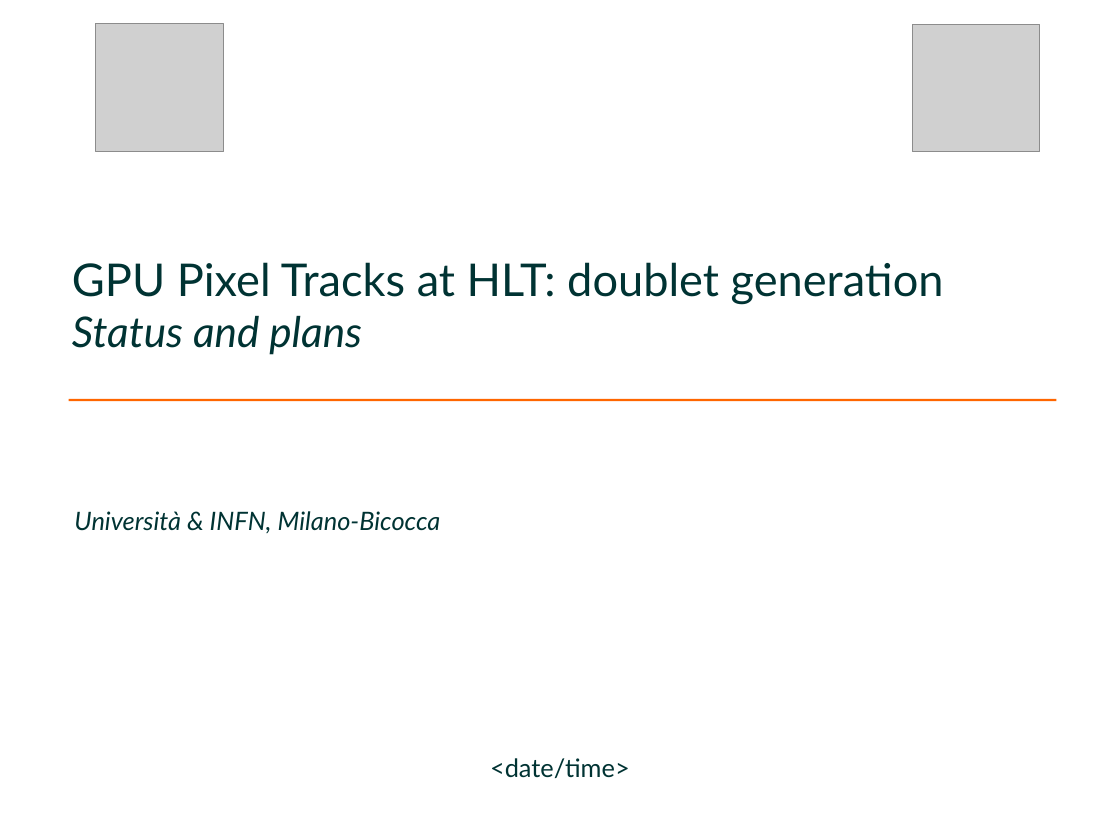
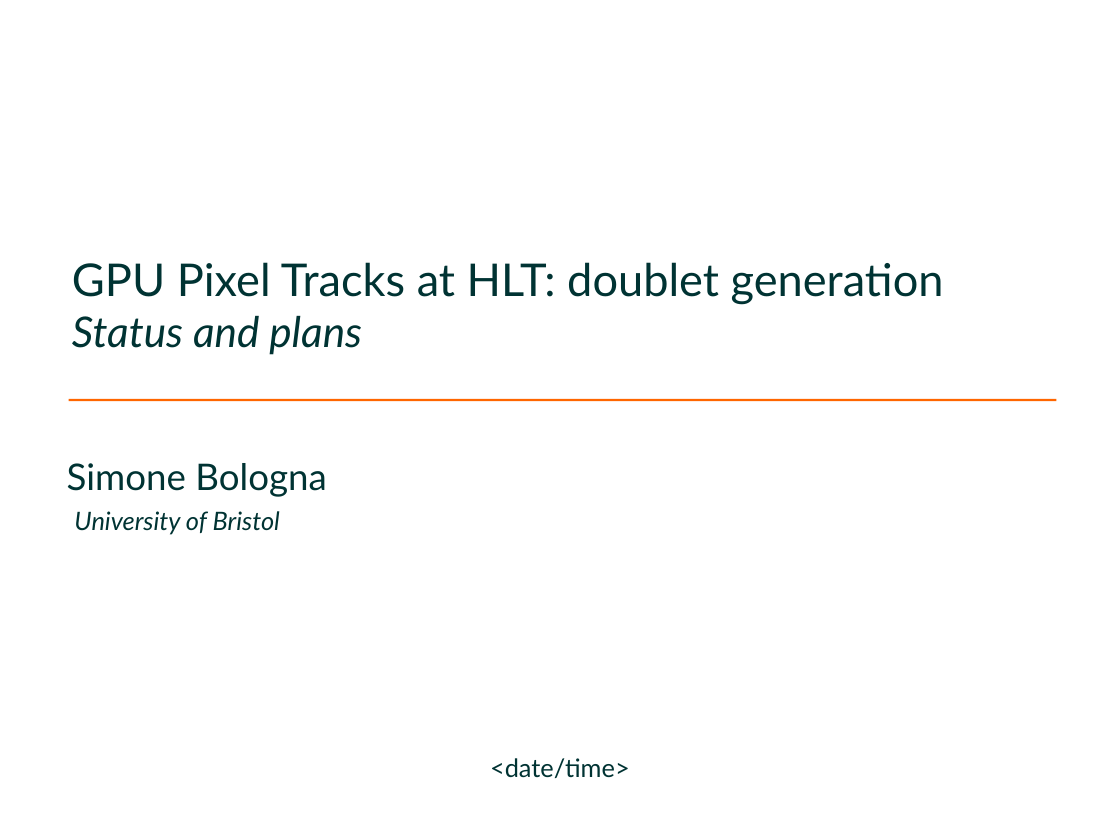
Before and after one commit to simonecid/MetropolisODP, a slide deck: slide 1 of Demo.odp. Drawn at 1120x840 pixels with LibreOffice and Linux fonts; fonts in the diff are those of the drawing; grey boxes stand for pictures; background and template pictures are left out. Boxes give left, top, right and bottom in pixels: in the first picture for what was removed or moved away, otherwise in the second. Text is boxed around its words. In the diff, an @@ line names an element or a change of style, - is before the commit and + after.

```diff
--- a/Demo.odp
+++ b/Demo.odp
@@ picture removed at [96, 24, 224, 152] @@
@@ picture removed at [913, 24, 1041, 152] @@
@@ text added at [67, 463, 326, 497], 26 pt, text #003333 @@
+Simone Bologna
@@ text at [74, 511, 280, 534]: text changed @@
-Università & INFN, Milano-Bicocca
+University of Bristol
```
Also in this commit, not shown: 3 other slides changed, 2 other files.
